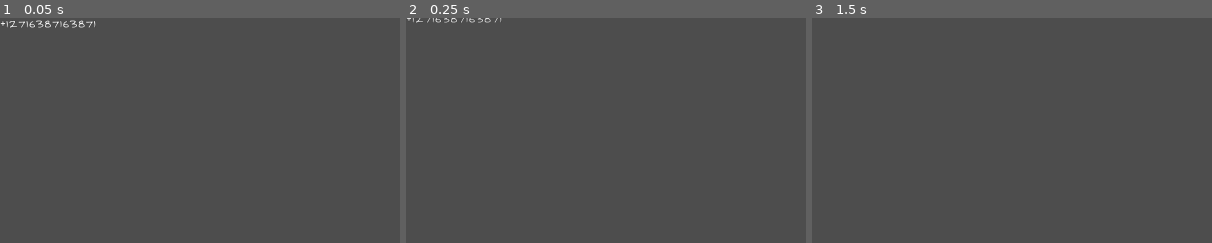
Above: before the commit, frames 1-3 (left to right).
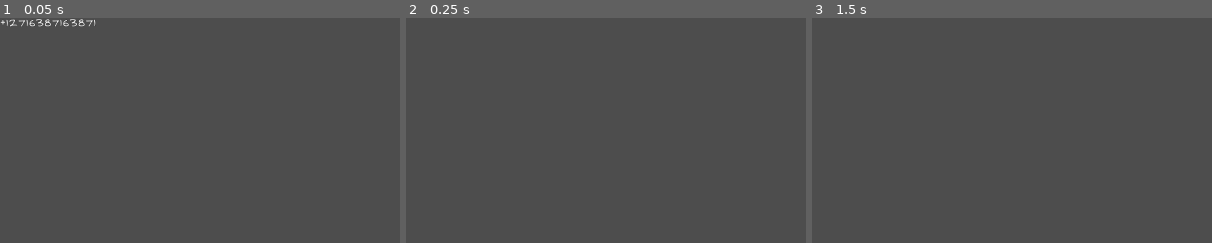
Above: after the commit, the same moments.

Repository: duckenclaw/gmtk2025
Game: Godot game, scene res://src/ui/numbers/number_change_particle.tscn
Two runs of this game, one before a commit and one after it. Both use one fixed random seed, a clock stepped at 60 frames per second and the inputs below. This scene is started directly instead of the project's main scene.
Inputs (mouse positions are % of the whole screen's width and height, from its top left):
- Up to frame 1 (0.05 s): no input
- Up to frame 2 (0.25 s): no input
- Up to frame 3 (1.5 s): tap Enter at 0.5 s; move the mouse to (72, 45) at 0.52 s; press the mouse at (72, 45) at 0.53 s; hold Right (ui_right) 0.53-1.25 s; release the mouse at (72, 45) at 1.25 s; tap Space at 1.25 s; drag from (30, 55) to (45, 70) at 1.27 s
The pictures show only the part of the screen within x 0-50%, y 0-50%; the shares and areas given below are measured in that part.

The runs differ from the first frame. In frame 1, 0.4% of the frame differs, in the area x 0-24%, y 0-5%; in frame 2, 0.2%; in frame 3, nothing differs.

Commit message:
fixed sounds and actions

Diff:
--- a/default_bus_layout.tres
+++ b/default_bus_layout.tres
@@ -12,5 +12,5 @@
 bus/2/solo = false
 bus/2/mute = false
 bus/2/bypass_fx = false
-bus/2/volume_db = -10.0691595
+bus/2/volume_db = -17.984886
 bus/2/send = &"Master"
--- a/src/game/game.gd
+++ b/src/game/game.gd
@@ -56,8 +56,10 @@
 func check_action_changed():
 	for i in [1, 2, 3, 4, 5]:
 		if Input.is_action_just_pressed("number_" + str(i)):
-			print("Selected action number_" + str(i))
-			State.pending_selected_action_index = i - 1
+			var action_index = i - 1
+			if Action.get_action_enabled(action_index):
+				print("Selected action number_" + str(action_index))
+				State.pending_selected_action_index = action_index
 
 func check_record_pressed():
 	if Input.is_action_just_pressed("record"):
--- a/src/sound/sound.gd
+++ b/src/sound/sound.gd
@@ -1,5 +1,9 @@
 extends Node
 # SOUND
+
+const MIN_TIME_TO_REPLAY: float = 700.0
+
+var recently_played: Dictionary # path to float: time
 
 var player: AudioStreamPlayer
 
@@ -11,6 +15,13 @@
 
 	player.bus = "Music"
 	start_soundtrack()
+
+func _process(delta: float) -> void:
+	var new_recently_played: Dictionary
+	for path in recently_played:
+		if Time.get_ticks_msec() - recently_played[path] < MIN_TIME_TO_REPLAY:
+			new_recently_played[path] = recently_played[path]
+	recently_played = new_recently_played
 
 func play_fire():
 	play_sfx("res://assets/sfx/fire.mp3")
@@ -32,6 +43,10 @@
 	player.play()
 
 func play_sfx(sfx_res: String):
+	if recently_played.has(sfx_res):
+		return
+	recently_played[sfx_res] = Time.get_ticks_msec()
+
 	var sfx = BaseSfx.new()
 	sfx.stream = load(sfx_res)
 	add_child(sfx)
--- a/src/ui/numbers/number_change_particle.gd
+++ b/src/ui/numbers/number_change_particle.gd
@@ -3,8 +3,8 @@
 
 signal was_stashed
 
-const UP_SPEED: float = 60.0
-const MAX_TIME: float = 2.0
+const UP_SPEED: float = 120.0
+const MAX_TIME: float = 0.8
 const RANDOM_OFFSET: Vector2 = Vector2(80, 30)
 
 var stashed: bool = false
Not shown: 1 places in default_bus_layout.tres that only renumber resources
